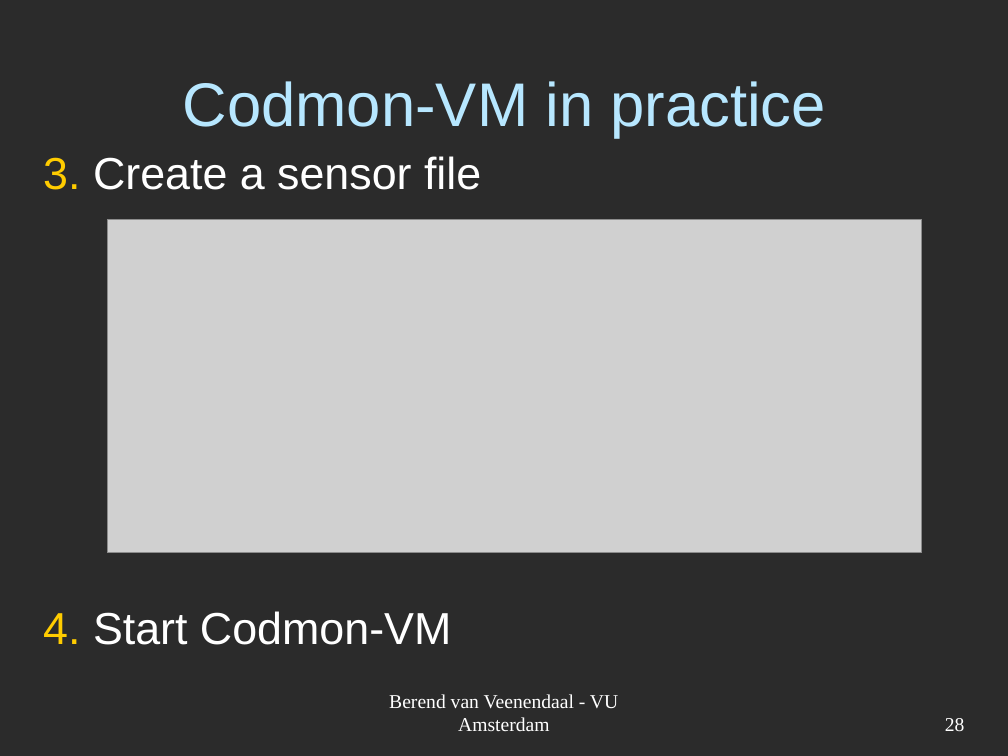
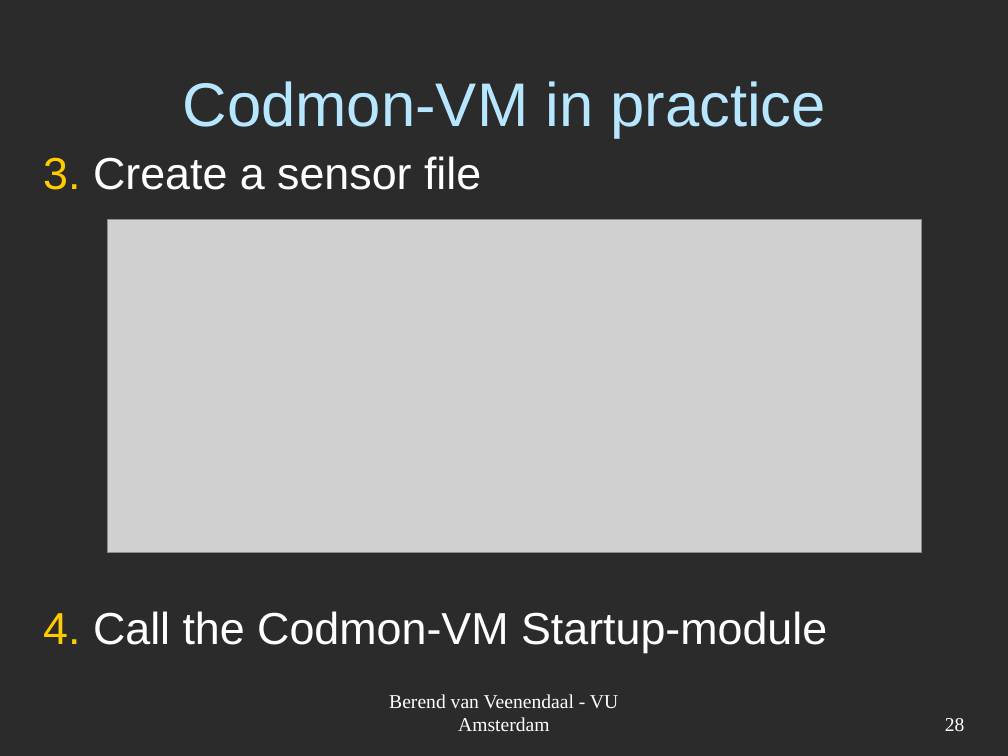
Before and after one commit to JungleComputing/codmon, a slide deck: slide 28 of doc/report/Codmon-VM.ppt. Drawn at 1008x756 pixels with LibreOffice and Linux fonts; fonts in the diff are those of the drawing; grey boxes stand for pictures; background and template pictures are left out; a plain dark background stands for a picture behind light text. Boxes give left, top, right and bottom in pixels: in the first picture for what was removed or moved away, otherwise in the second. Text is boxed around its words. In the diff, an @@ line names an element or a change of style, - is before the commit and + after.

```diff
--- a/doc/report/Codmon-VM.ppt
+++ b/doc/report/Codmon-VM.ppt
@@ text at [43, 611, 827, 653]: text changed @@
-4. Start Codmon-VM
+4. Call the Codmon-VM Startup-module
```
Also in this commit, not shown: 1 other file.
